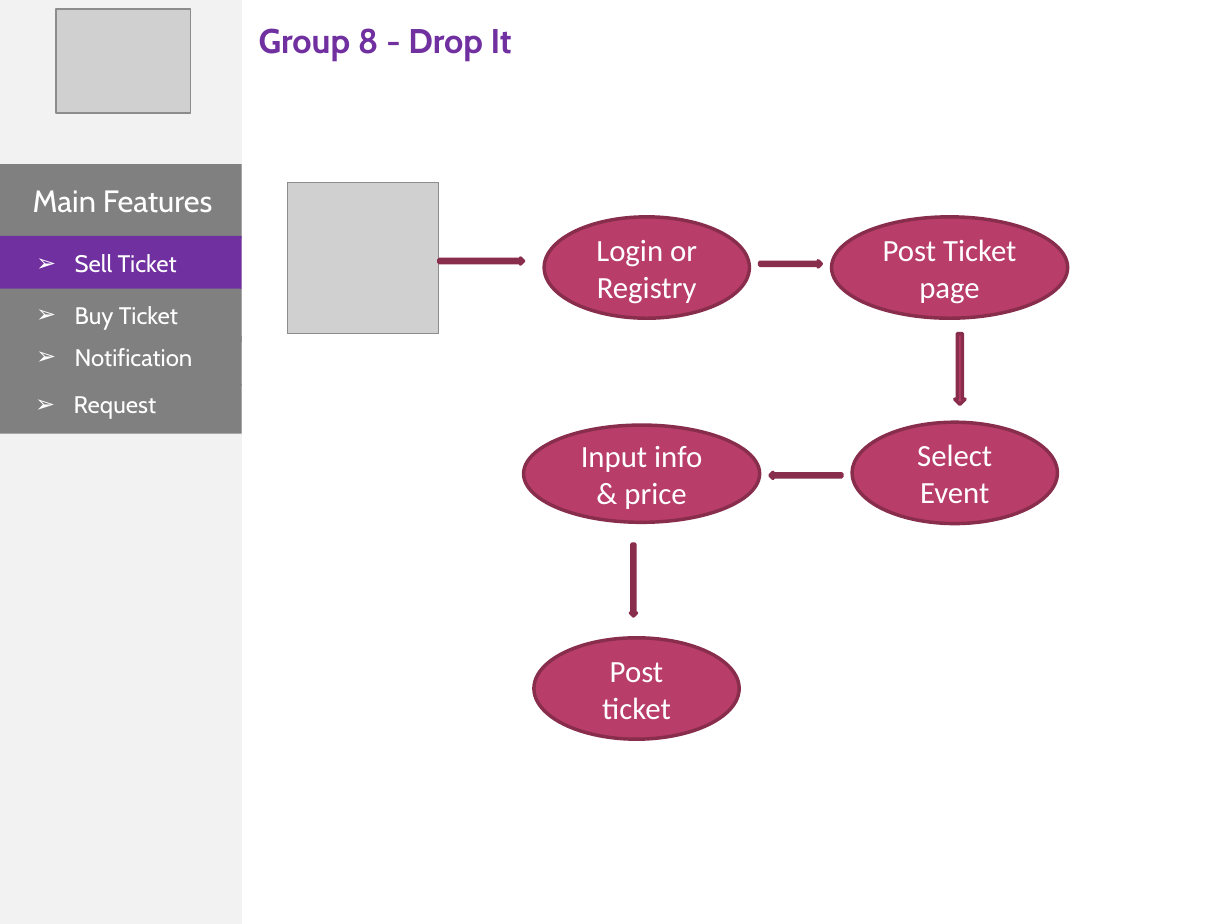
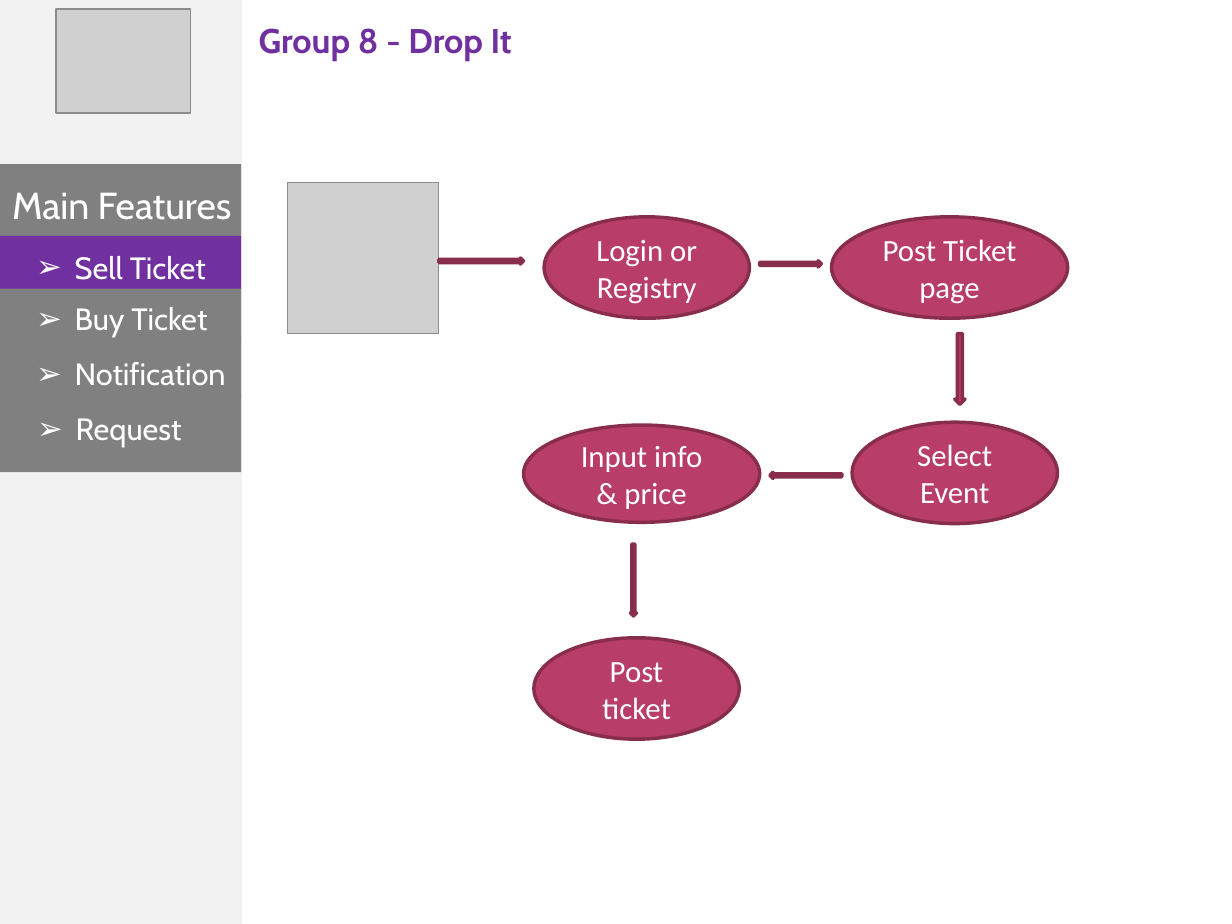
Before and after one commit to phonglk/fptu_capstone, a slide deck: slide 10 of Document/Present.pptx. Drawn at 1232x924 pixels with LibreOffice and Linux fonts; fonts in the diff are those of the drawing; grey boxes stand for pictures. Boxes give left, top, right and bottom in pixels: in the first picture for what was removed or moved away, otherwise in the second. Text is boxed around its words. In the diff, an @@ line names an element or a change of style, - is before the commit and + after.

```diff
--- a/Document/Present.pptx
+++ b/Document/Present.pptx
@@ text "Main Features": place and size @@
-text "Main Features" at [33, 190, 213, 212]
+text "Main Features" at [12, 192, 232, 220]
@@ text "Main Features" at [12, 192, 232, 220]: size 18 to 22 pt @@
@@ rectangle: place and size @@
-rectangle at [0, 336, 241, 387]
+rectangle at [0, 336, 240, 399]
@@ size 14 to 18 pt in 4 elements at [75, 256, 206, 280], [75, 307, 207, 337], [76, 418, 182, 447], [75, 362, 226, 385] @@
@@ text "Notification": place and size @@
-text "Notification" at [75, 348, 193, 366]
+text "Notification" at [75, 362, 226, 385]
@@ rectangle: place and size @@
-rectangle at [0, 383, 241, 434]
+rectangle at [0, 394, 240, 473]
@@ text "Request": place and size @@
-text "Request" at [74, 396, 156, 419]
+text "Request" at [76, 418, 182, 447]
```
Also in this commit, not shown: 17 other slides changed.
